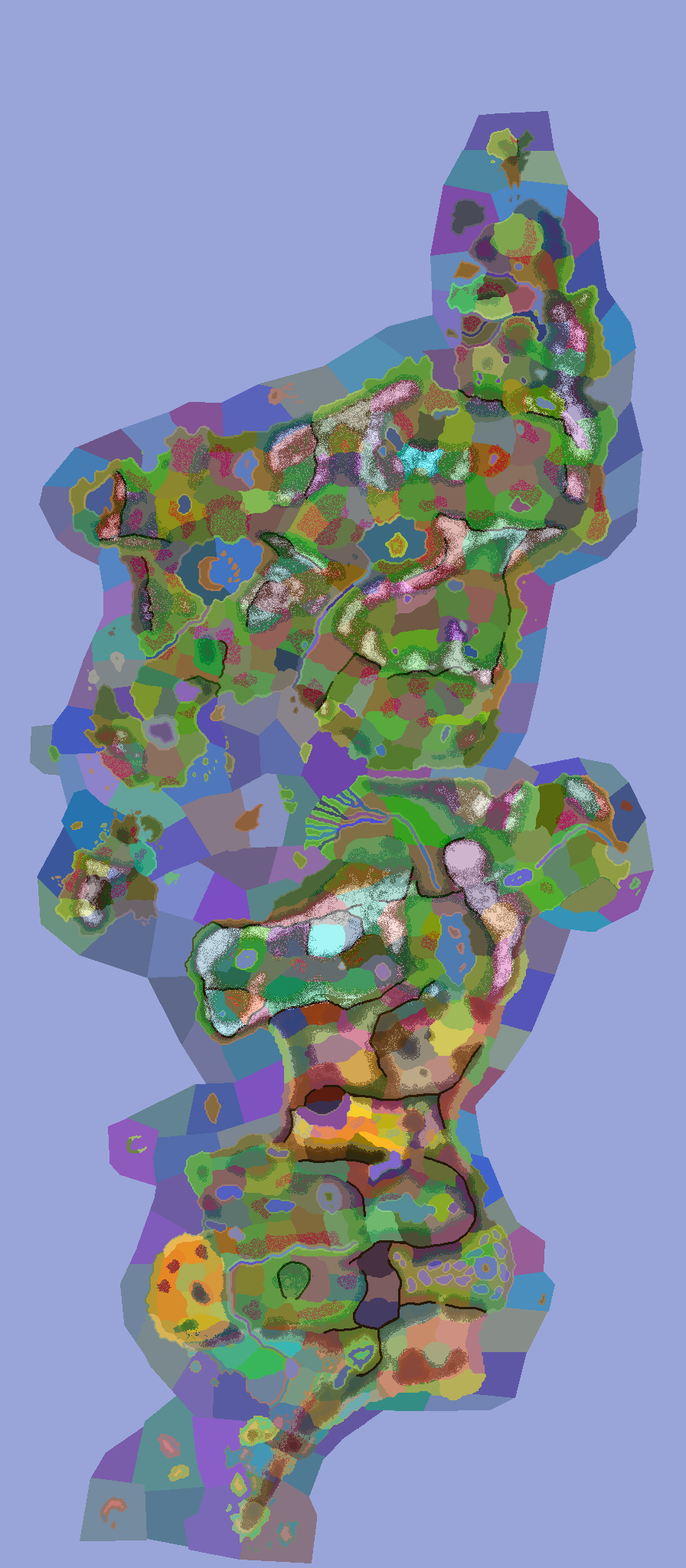
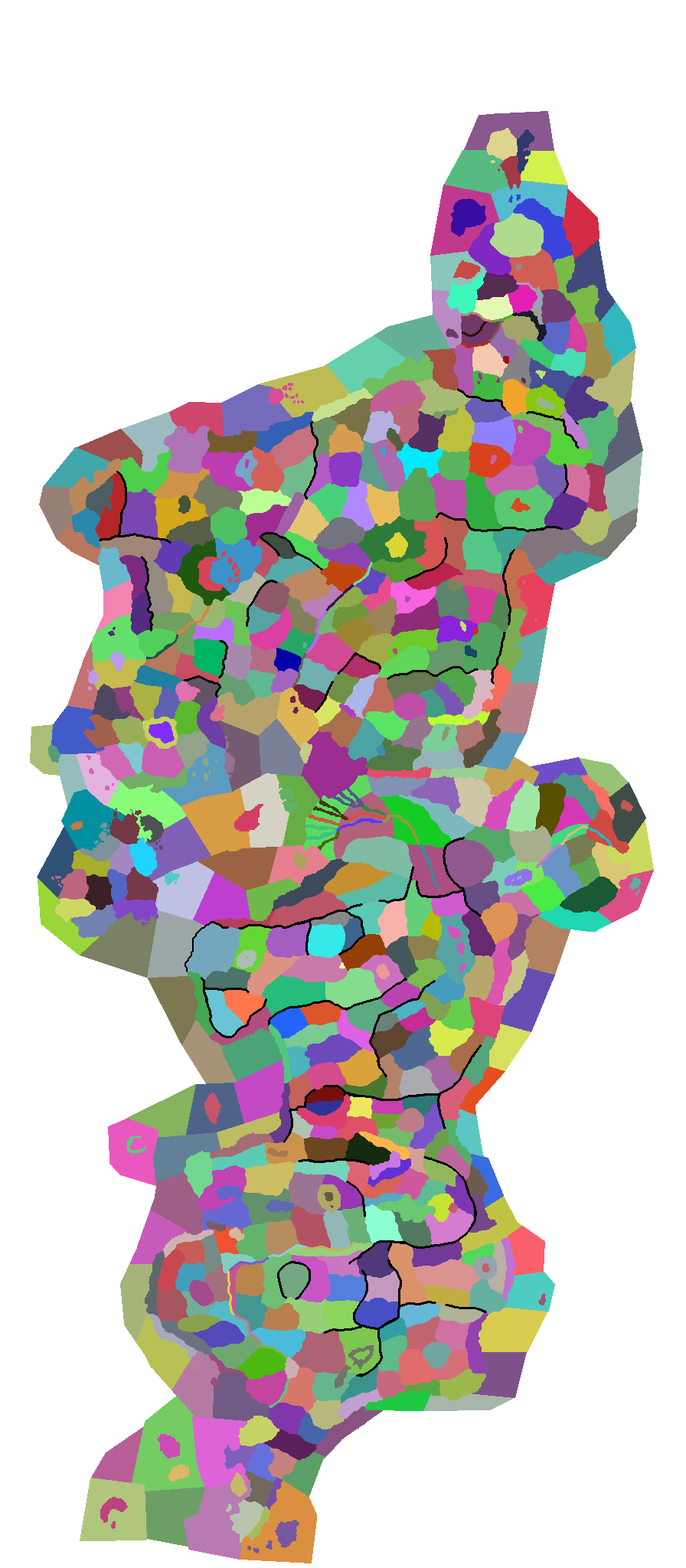
The second 686 × 1568 image is a revision of the first. Changes to its layers:
hid "terrain" over [0, 0, 686, 1568]
painted on "provinces.bmp" over [514, 532, 530, 550]
